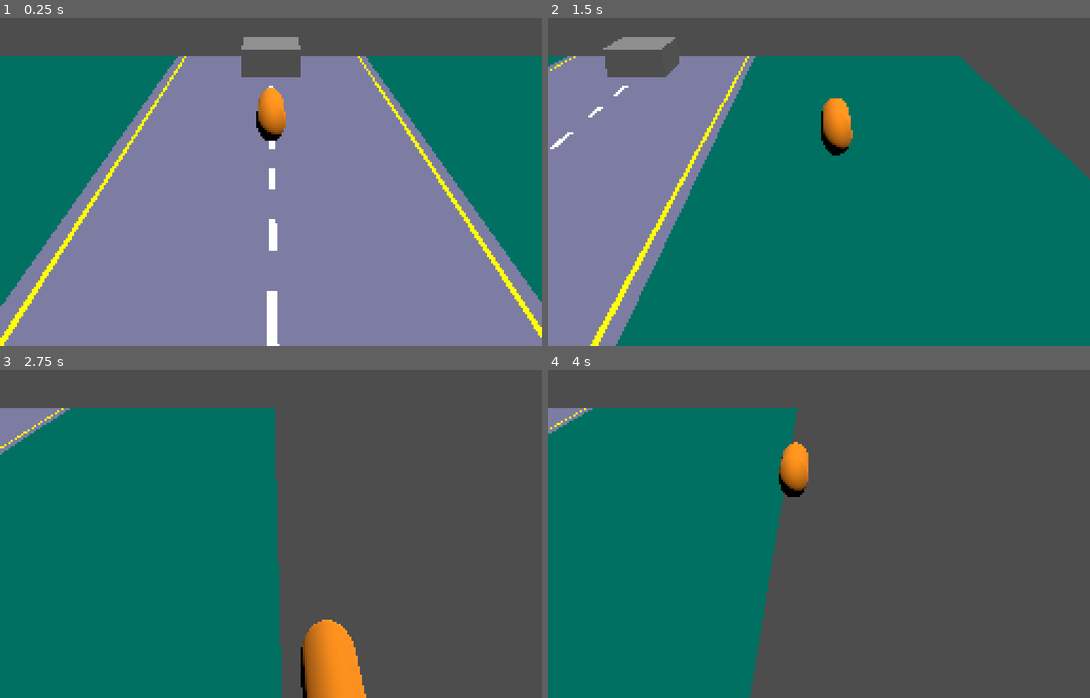
Above: before the commit, frames 1-4 (two rows, left to right).
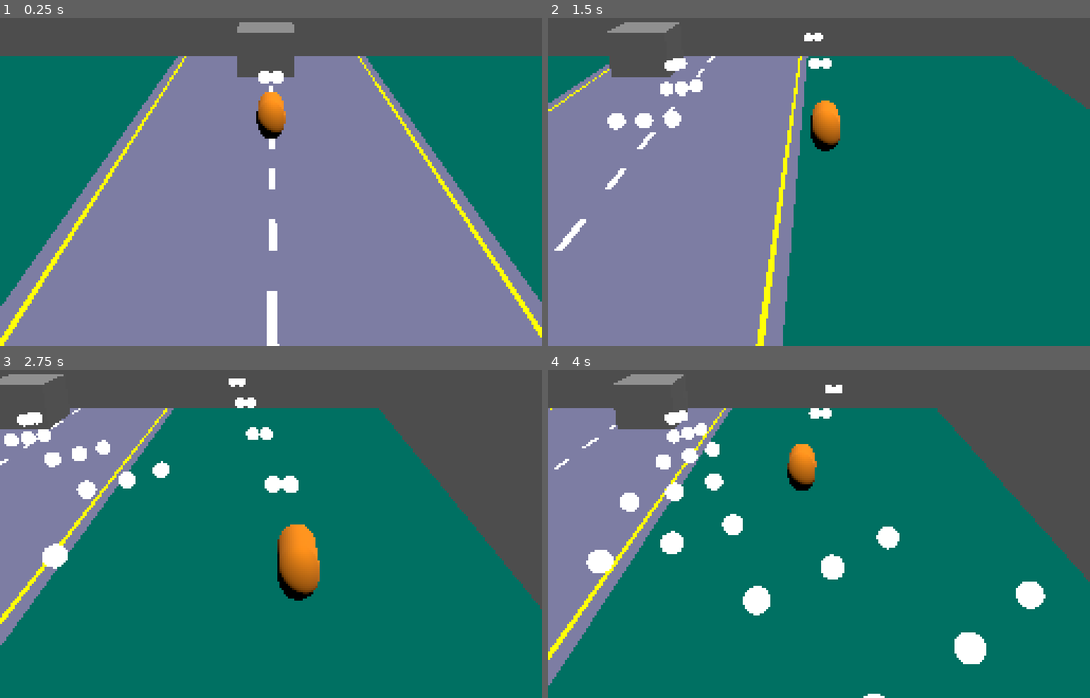
Above: after the commit, the same moments.

Repository: many-hats-team/lospecjam2
Game: Godot game, scene res://main.tscn
Two runs of this game, one before a commit and one after it. Both use one fixed random seed, a clock stepped at 60 frames per second and the inputs below.
Inputs:
- Up to frame 1 (0.25 s): no input
- Up to frame 2 (1.5 s): hold D (player_right) 0.53-1.28 s; hold S (player_down) from 1.28 s (still down)
- Up to frame 3 (2.75 s): release S (player_down) at 2.03 s; hold D (player_right) from 2.03 s (still down)
- Up to frame 4 (4 s): release D (player_right) at 2.78 s; hold W (player_up) 2.78-3.53 s; hold A (player_left) from 3.53 s (still down)

The runs differ from the first frame. In frame 1, 1.3% of the frame differs, in the area x 43-56%, y 1-38%; in frame 2, 26%; in frame 3, 46%; in frame 4, 60%, in the area x 0-100%, y 1-100%.

Commit message:
Add boss and bullets

Diff:
--- a/project/main.tscn
+++ b/project/main.tscn
@@ -1,9 +1,9 @@
-[gd_scene load_steps=7 format=3 uid="uid://cahesrp5r3fya"]
+[gd_scene load_steps=8 format=3 uid="uid://cahesrp5r3fya"]
 
 [ext_resource type="Texture2D" uid="uid://dab0txvnv5ig2" path="res://assets/road.png" id="1_di5b1"]
 [ext_resource type="PackedScene" uid="uid://c8at0t7xwevmr" path="res://scenes/player.tscn" id="2_15ibv"]
 [ext_resource type="Script" path="res://scripts/camera_follow.gd" id="2_eimwo"]
-[ext_resource type="PackedScene" uid="uid://d1m14kpdnhtta" path="res://scenes/enemy.tscn" id="3_wdbhd"]
+[ext_resource type="PackedScene" uid="uid://d1m14kpdnhtta" path="res://scenes/protoboss.tscn" id="3_wdbhd"]
 
 [sub_resource type="StandardMaterial3D" id="StandardMaterial3D_pbs84"]
 shading_mode = 0
@@ -12,6 +12,9 @@
 
 [sub_resource type="PlaneMesh" id="PlaneMesh_j8p7f"]
 material = SubResource("StandardMaterial3D_pbs84")
+
+[sub_resource type="BoxShape3D" id="BoxShape3D_cdsm1"]
+size = Vector3(13.0049, 2.03235, 1.17163)
 
 [node name="Node" type="Node"]
 
@@ -55,9 +58,18 @@
 target_path = NodePath("../Player")
 
 [node name="Player" parent="Node3D" instance=ExtResource("2_15ibv")]
+transform = Transform3D(1, 0, 0, 0, 1, 0, 0, 0, 1, 0, 0.237524, 0)
 
 [node name="DirectionalLight3D" type="DirectionalLight3D" parent="Node3D"]
 transform = Transform3D(0.965926, -1.13133e-08, 0.258819, -0.25, 0.258819, 0.933013, -0.0669873, -0.965926, 0.25, 0, 4, 0)
 
-[node name="Enemy" parent="Node3D" instance=ExtResource("3_wdbhd")]
-transform = Transform3D(1, 0, 0, 0, 1, 0, 0, 0, 1, 0, 0, -3)
+[node name="Boss" parent="Node3D" instance=ExtResource("3_wdbhd")]
+transform = Transform3D(1, 0, 0, 0, 1, 0, 0, 0, 1, 0, 0.270555, -3)
+target_path = NodePath("../Player")
+
+[node name="Barrier" type="StaticBody3D" parent="Node3D"]
+transform = Transform3D(1, 0, 0, 0, 1, 0, 0, 0, 1, 0, 0, -5.10166)
+
+[node name="CollisionShape3D" type="CollisionShape3D" parent="Node3D/Barrier"]
+transform = Transform3D(1, 0, 0, 0, 1, 0, 0, 0, 1, -0.0161133, 0.516174, -0.768921)
+shape = SubResource("BoxShape3D_cdsm1")
--- a/project/project.godot
+++ b/project/project.godot
@@ -71,6 +71,13 @@
 ]
 }
 
+[layer_names]
+
+3d_physics/layer_2="player"
+3d_physics/layer_3="enemy"
+3d_physics/layer_4="player bullet"
+3d_physics/layer_5="enemy bullet"
+
 [rendering]
 
 renderer/rendering_method="gl_compatibility"
--- /dev/null
+++ b/project/scenes/bullet.tscn
@@ -0,0 +1,26 @@
+[gd_scene load_steps=4 format=3 uid="uid://csyihaeg8acj2"]
+
+[ext_resource type="Script" path="res://scripts/bullet.gd" id="1_c0m36"]
+
+[sub_resource type="StandardMaterial3D" id="StandardMaterial3D_br1ee"]
+shading_mode = 0
+
+[sub_resource type="SphereMesh" id="SphereMesh_mgrba"]
+material = SubResource("StandardMaterial3D_br1ee")
+
+[node name="Bullet" type="MeshInstance3D"]
+transform = Transform3D(0.2, 0, 0, 0, 0.2, 0, 0, 0, 0.2, 0, 0, 0)
+mesh = SubResource("SphereMesh_mgrba")
+script = ExtResource("1_c0m36")
+
+[node name="Raycast3D" type="RayCast3D" parent="."]
+unique_name_in_owner = true
+collision_mask = 3
+hit_from_inside = true
+
+[node name="DeathTimer" type="Timer" parent="."]
+wait_time = 3.0
+one_shot = true
+autostart = true
+
+[connection signal="timeout" from="DeathTimer" to="." method="_on_death_timer_timeout"]
--- a/project/scenes/enemy.tscn
+++ /dev/null
@@ -1,13 +0,0 @@
-[gd_scene load_steps=3 format=3 uid="uid://d1m14kpdnhtta"]
-
-[sub_resource type="BoxMesh" id="BoxMesh_kgam4"]
-
-[sub_resource type="BoxShape3D" id="BoxShape3D_x364u"]
-
-[node name="Enemy" type="CharacterBody3D"]
-
-[node name="MeshInstance3D" type="MeshInstance3D" parent="."]
-mesh = SubResource("BoxMesh_kgam4")
-
-[node name="CollisionShape3D" type="CollisionShape3D" parent="."]
-shape = SubResource("BoxShape3D_x364u")
--- a/project/scenes/player.gd
+++ /dev/null
@@ -1,20 +0,0 @@
-extends CharacterBody3D
-
-
-const MOVE_INPUT_SCALE := Vector2(5.0, 5.0)
-const MOVE_LERP_BASE := 0.3
-const MOVE_LERP_SCALE := 4.0
-
-
-func get_input_vector() -> Vector2:
-	return Input.get_vector("player_left", "player_right", "player_up", "player_down")
-
-
-func _physics_process(delta: float) -> void:
-	var target_velocity := get_input_vector() * MOVE_INPUT_SCALE
-
-	var weight = pow(MOVE_LERP_BASE, delta * MOVE_LERP_SCALE)
-
-	velocity.x = lerpf(target_velocity.x, velocity.x, weight)
-	velocity.z = lerpf(target_velocity.y, velocity.z, weight)
-	move_and_slide()
--- a/project/scenes/player.tscn
+++ b/project/scenes/player.tscn
@@ -1,6 +1,6 @@
 [gd_scene load_steps=5 format=3 uid="uid://c8at0t7xwevmr"]
 
-[ext_resource type="Script" path="res://scenes/player.gd" id="1_wm7v8"]
+[ext_resource type="Script" path="res://scripts/player.gd" id="1_wm7v8"]
 
 [sub_resource type="StandardMaterial3D" id="StandardMaterial3D_sb7ys"]
 albedo_color = Color(1, 0.560784, 0, 1)
@@ -9,17 +9,25 @@
 material = SubResource("StandardMaterial3D_sb7ys")
 
 [sub_resource type="CapsuleShape3D" id="CapsuleShape3D_stm2o"]
-radius = 0.18844
-height = 1.02653
+radius = 0.108389
+height = 0.275174
 
 [node name="Player" type="CharacterBody3D"]
+collision_layer = 2
+collision_mask = 5
 script = ExtResource("1_wm7v8")
 
 [node name="MeshInstance3D" type="MeshInstance3D" parent="."]
-transform = Transform3D(0.35, 0, 0, 0, -2.18557e-08, 0.5, 0, -0.5, -2.18557e-08, 0, 0.25, 0)
+transform = Transform3D(0.35, 0, 0, 0, -1.48619e-08, 0.5, 0, -0.34, -2.18557e-08, 0, 0, 0)
 mesh = SubResource("CapsuleMesh_how0q")
 skeleton = NodePath("../..")
 
 [node name="CollisionShape3D" type="CollisionShape3D" parent="."]
-transform = Transform3D(1, 0, 0, 0, -4.37114e-08, 1, 0, -1, -4.37114e-08, 0, 0.230327, 0)
+transform = Transform3D(1, 0, 0, 0, -4.37114e-08, 1, 0, -1, -4.37114e-08, 0, 0, 0)
 shape = SubResource("CapsuleShape3D_stm2o")
+
+[node name="BulletTimer" type="Timer" parent="."]
+wait_time = 0.1
+autostart = true
+
+[connection signal="timeout" from="BulletTimer" to="." method="_on_bullet_timer_timeout"]
--- /dev/null
+++ b/project/scenes/protoboss.tscn
@@ -0,0 +1,24 @@
+[gd_scene load_steps=4 format=3 uid="uid://d1m14kpdnhtta"]
+
+[ext_resource type="Script" path="res://scripts/protoboss.gd" id="1_1sbx5"]
+
+[sub_resource type="BoxMesh" id="BoxMesh_kgam4"]
+
+[sub_resource type="BoxShape3D" id="BoxShape3D_x364u"]
+
+[node name="ProtoBoss" type="CharacterBody3D"]
+collision_layer = 4
+script = ExtResource("1_1sbx5")
+
+[node name="MeshInstance3D" type="MeshInstance3D" parent="."]
+mesh = SubResource("BoxMesh_kgam4")
+
+[node name="CollisionShape3D" type="CollisionShape3D" parent="."]
+shape = SubResource("BoxShape3D_x364u")
+
+[node name="BulletTimer" type="Timer" parent="."]
+process_callback = 0
+wait_time = 0.4
+autostart = true
+
+[connection signal="timeout" from="BulletTimer" to="." method="_on_bullet_timer_timeout"]
--- /dev/null
+++ b/project/scripts/bullet.gd
@@ -0,0 +1,33 @@
+extends Node3D
+
+var velocity: Vector3
+
+@onready var raycast := %Raycast3D as RayCast3D
+
+func setup(pos: Vector3, vel: Vector3, is_enemy_bullet: bool) -> void:
+	position = pos
+	velocity = vel
+	if is_enemy_bullet:
+		# target player
+		raycast.collision_mask = 0b011
+	else:
+		# target enemy
+		raycast.collision_mask = 0b101
+
+func _ready() -> void:
+	assert(raycast)
+
+func _process(delta: float) -> void:
+	position += velocity * delta
+
+func _physics_process(delta: float) -> void:
+	raycast.target_position = velocity * delta + velocity.normalized() * scale.x
+	var collider := raycast.get_collider()
+	if collider:
+		queue_free()
+		var hb := HitBox.trait_get(collider)
+		if hb:
+			hb.hit()
+
+func _on_death_timer_timeout() -> void:
+	queue_free()
--- /dev/null
+++ b/project/scripts/player.gd
@@ -0,0 +1,44 @@
+extends CharacterBody3D
+
+const BulletScene := preload("res://scenes/bullet.tscn")
+
+
+const MOVE_INPUT_SCALE := Vector2(3.0, 3.0)
+const MOVE_LERP_BASE := 0.3
+const MOVE_LERP_SCALE := 8.0
+
+
+@export var bullet_speed := 20.0
+
+
+func _ready() -> void:
+	HitBox.new(hit).trait_attach(self)
+
+
+func get_input_vector() -> Vector2:
+	return Input.get_vector("player_left", "player_right", "player_up", "player_down")
+
+
+func _physics_process(delta: float) -> void:
+	var target_velocity := get_input_vector() * MOVE_INPUT_SCALE
+	var weight = pow(MOVE_LERP_BASE, delta * MOVE_LERP_SCALE)
+	velocity.x = lerpf(target_velocity.x, velocity.x, weight)
+	velocity.z = lerpf(target_velocity.y, velocity.z, weight)
+	move_and_slide()
+
+
+func hit() -> void:
+	print("hit")
+
+
+func _on_bullet_timer_timeout() -> void:
+	var p := position + Vector3.FORWARD * 1.0
+	var v := Vector3.FORWARD * bullet_speed
+	spawn_bullet(p + Vector3.LEFT * 0.1, v)
+	spawn_bullet(p + Vector3.RIGHT * 0.1, v)
+
+
+func spawn_bullet(p: Vector3, v: Vector3) -> void:
+	var bullet := BulletScene.instantiate()
+	get_parent().add_child(bullet)
+	bullet.setup(p, v, false)
--- /dev/null
+++ b/project/scripts/protoboss.gd
@@ -0,0 +1,29 @@
+extends CharacterBody3D
+
+const BulletScene := preload("res://scenes/bullet.tscn")
+
+@export var target_path: NodePath
+@export var range := 1.0
+@export var speed := 0.001
+@export var bullet_speed := 3.0
+
+@onready var target_node := get_node(target_path) as Node3D
+
+func _ready() -> void:
+	assert(target_node)
+
+func _physics_process(delta: float) -> void:
+	position.x = range * sin(Time.get_ticks_msec() * speed)
+
+
+func _on_bullet_timer_timeout() -> void:
+	var velocity := (target_node.position - position).normalized() * bullet_speed
+	spawn_bullet(velocity)
+	spawn_bullet(velocity.rotated(Vector3.UP, 0.1))
+	spawn_bullet(velocity.rotated(Vector3.UP, -0.1))
+
+func spawn_bullet(velocity: Vector3) -> void:
+	var bullet := BulletScene.instantiate()
+	get_parent().add_child(bullet)
+	velocity.y = 0
+	bullet.setup(position, velocity, true)
--- /dev/null
+++ b/project/scripts/traits/hitbox.gd
@@ -0,0 +1,16 @@
+class_name HitBox
+extends Trait
+
+static func trait_name() -> StringName:
+	return "HitBox"
+
+static func trait_get(obj: Object) -> HitBox:
+	return Trait._trait_get(obj, trait_name()) as HitBox
+
+var _hit: Callable
+
+func _init(hitFn: Callable) -> void:
+	_hit = hitFn
+
+func hit() -> void:
+	_hit.call()
--- /dev/null
+++ b/project/scripts/traits/trait.gd
@@ -0,0 +1,24 @@
+class_name Trait
+extends RefCounted
+
+## Template:
+#class_name HitBox
+#extends Trait
+#
+#static func trait_name() -> StringName:
+#	return "HitBox"
+#
+#static func trait_get(obj: Object) -> HitBox:
+#	return Trait._trait_get(obj, trait_name()) as HitBox
+
+static func trait_name() -> StringName:
+	assert(false, "not implemented")
+	return ""
+
+static func _trait_get(obj: Object, name: StringName) -> Trait:
+	if obj == null:
+		return null
+	return obj.get_meta(name)
+
+func trait_attach(obj: Object) -> void:
+	obj.set_meta(trait_name(), self)
